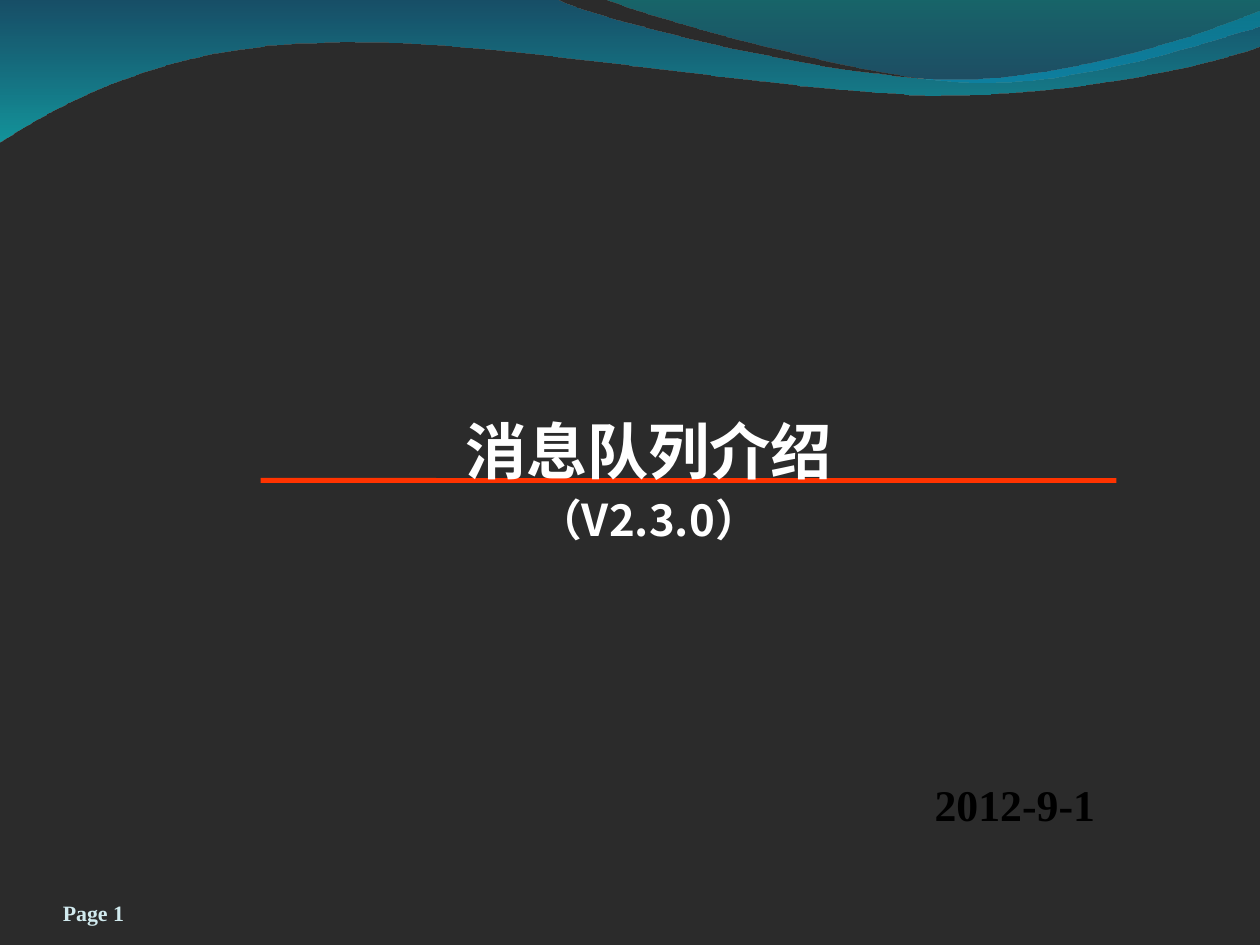
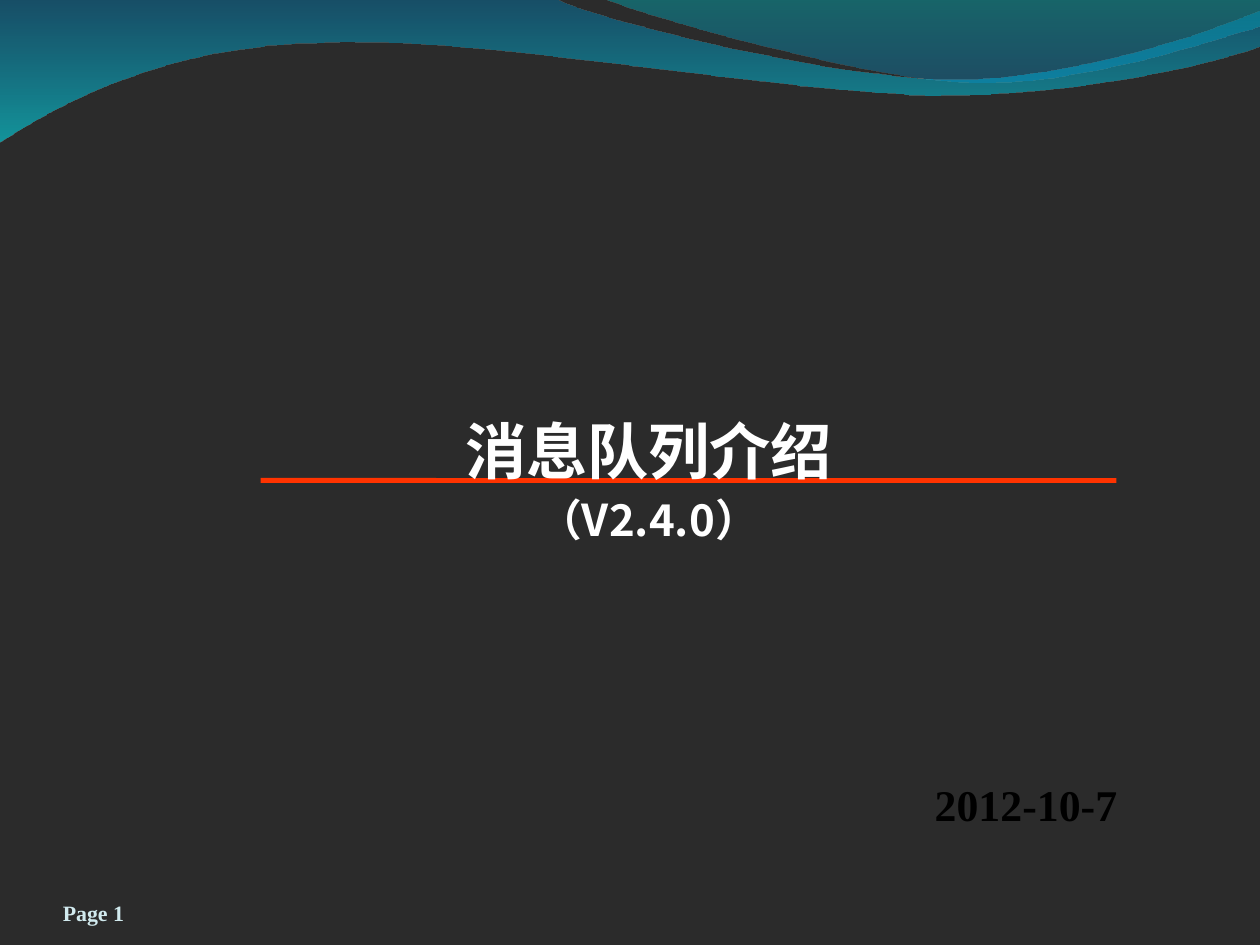
Before and after one commit to zxf1864/cwinux-mq, a slide deck: slide 1 of mq/doc/mq_introduce.ppt. Drawn at 1260x945 pixels with LibreOffice and Linux fonts; fonts in the diff are those of the drawing; background and template pictures are left out; a plain dark background stands for a picture behind light text. Boxes give left, top, right and bottom in pixels: in the first picture for what was removed or moved away, otherwise in the second. Text is boxed around its words. In the diff, an @@ line names an element or a change of style, - is before the commit and + after.

```diff
--- a/mq/doc/mq_introduce.ppt
+++ b/mq/doc/mq_introduce.ppt
@@ text at box(538, 498, 759, 540): text changed @@
-（V2.3.0）
+（V2.4.0）
@@ text at box(935, 792, 1117, 821): text changed @@
-2012-9-1
+2012-10-7
```
Also in this commit, not shown: 14 other slides changed, 1 slide added, 4 slides removed, 8 other files.
